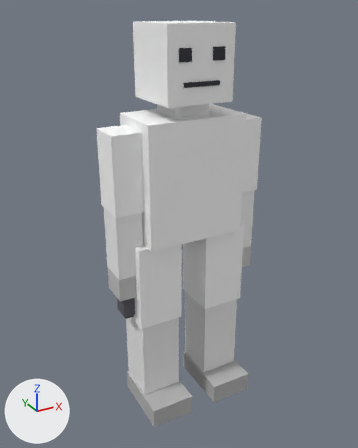
An edit to the glTF model assets/models/player.glb, drawn before and after from the same camera.
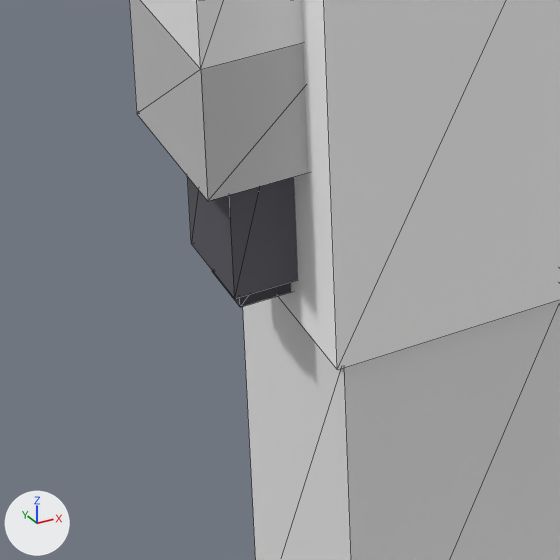
There are two pictures of each version: one whole from a 50 mm camera at (-1.038, -1.854, 1.857) aimed at (-0.022, -0.006, 0.933), one close up on the part from 24% to 50% of the width and 60% to 80% of the height. Arrows for +X, +Y and +Z are at lower left; the lights stay in place. The older version's two pictures come first. The close-ups show mesh edges as thin lines. Vertices at exactly the same position are counted once.

Script lines for the objects in view, before the commit:
```python
me_mesh_0 = bpy.data.meshes.new('Mesh_0')
me_mesh_0.from_pydata(...)  # 168 vertices, 260 faces; spans x -0.36..0.36, y -0.22..0.15, z 0.0..1.8
me_mesh_0.materials.append(mat_player_body)
ob_player_mesh = bpy.data.objects.new('player_mesh', me_mesh_0)
ob_player_mesh.location = (0.0, 0.0, 0.0)
```
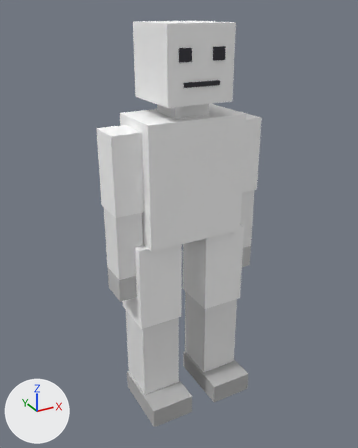
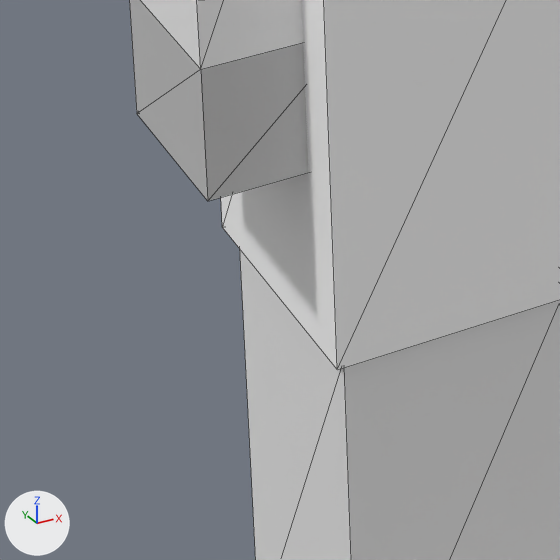
What differs and where, as boxes [x1, y1, x2, y2] in the close-ups (560 x 560 px):
part 1 of me_mesh_0, deleted
    before: [187, 176, 298, 299]
part 2 of me_mesh_0, deleted
    before: [212, 271, 291, 307]

The edits, one by one:
me_mesh_0 is used by ob_player_mesh; location (0.0, 0.0, 0.0).
me_mesh_0 had 168 vertices, 260 faces and spanned x -0.36..0.36, y -0.22..0.15, z 0.0..1.8.
me_mesh_0 now has 152 vertices, 236 faces and spans x -0.36..0.36, y -0.22..0.15, z 0.0..1.8.
me_mesh_0 part 1: the loose piece of 8 vertices spanning x -0.33..-0.26, y -0.04..0.04, z 0.54..0.78 is deleted.
me_mesh_0 part 2: the loose piece of 8 vertices spanning x -0.32..-0.27, y -0.03..0.03, z 0.52..0.57 is deleted.
